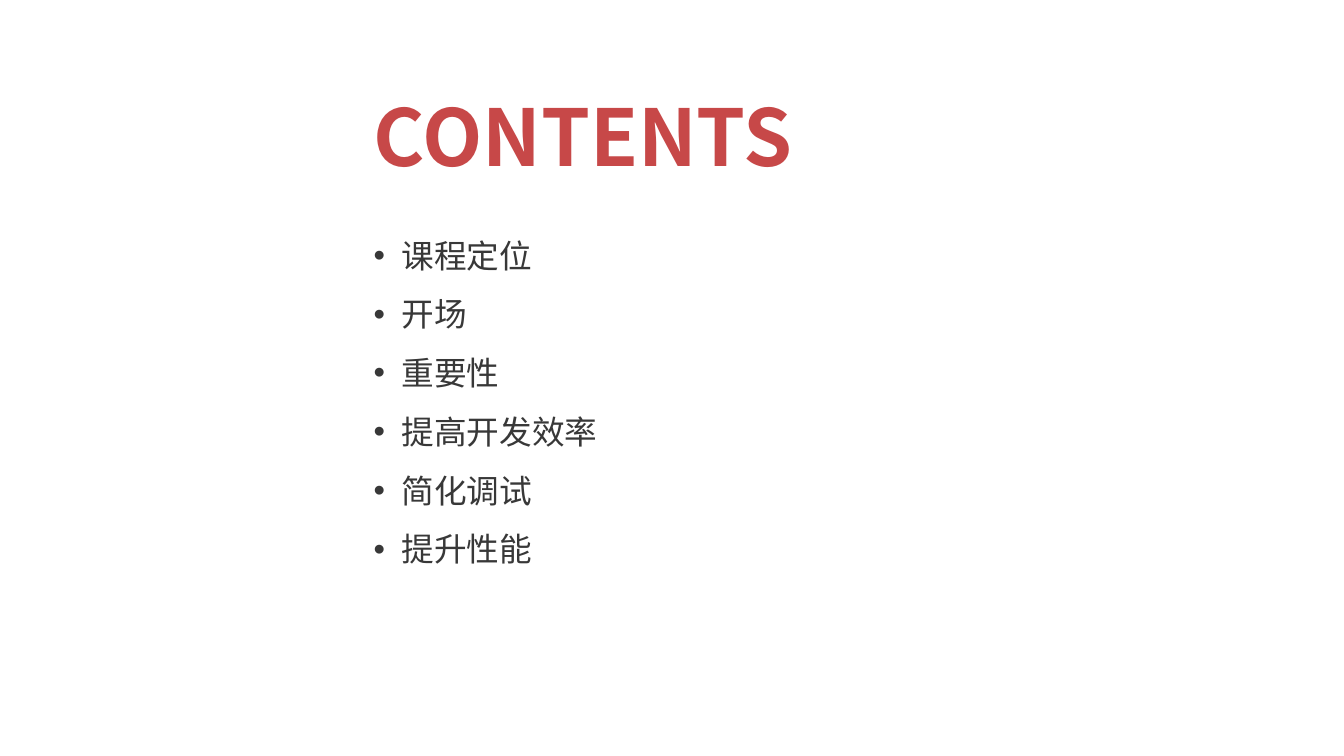
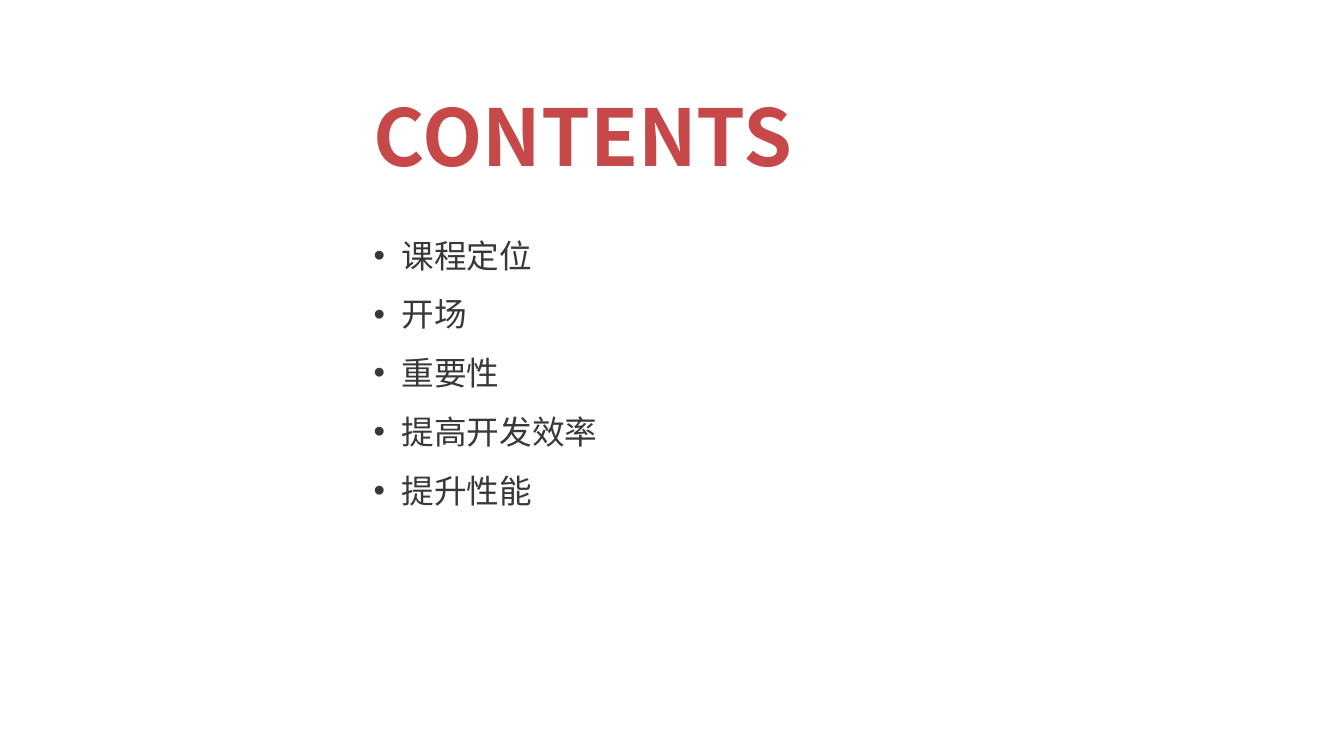
Before and after one commit to xuqunhai/python, a slide deck: slide 2 of 创课/ppt/ppt/Vue项目最佳实践.pptx. Drawn at 1344x756 pixels with LibreOffice and Linux fonts; fonts in the diff are those of the drawing; background and template pictures are left out. Boxes give left, top, right and bottom in pixels: in the first picture for what was removed or moved away, otherwise in the second. Text is boxed around its words. In the diff, an @@ line names an element or a change of style, - is before the commit and + after.

```diff
--- a/创课/ppt/ppt/Vue项目最佳实践.pptx
+++ b/创课/ppt/ppt/Vue项目最佳实践.pptx
@@ text at [402,475,533,506]: paragraph removed @@
-• 简化调试
```
Also in this commit, not shown: 8 other slides changed, 19 slides removed, 4 other files.
